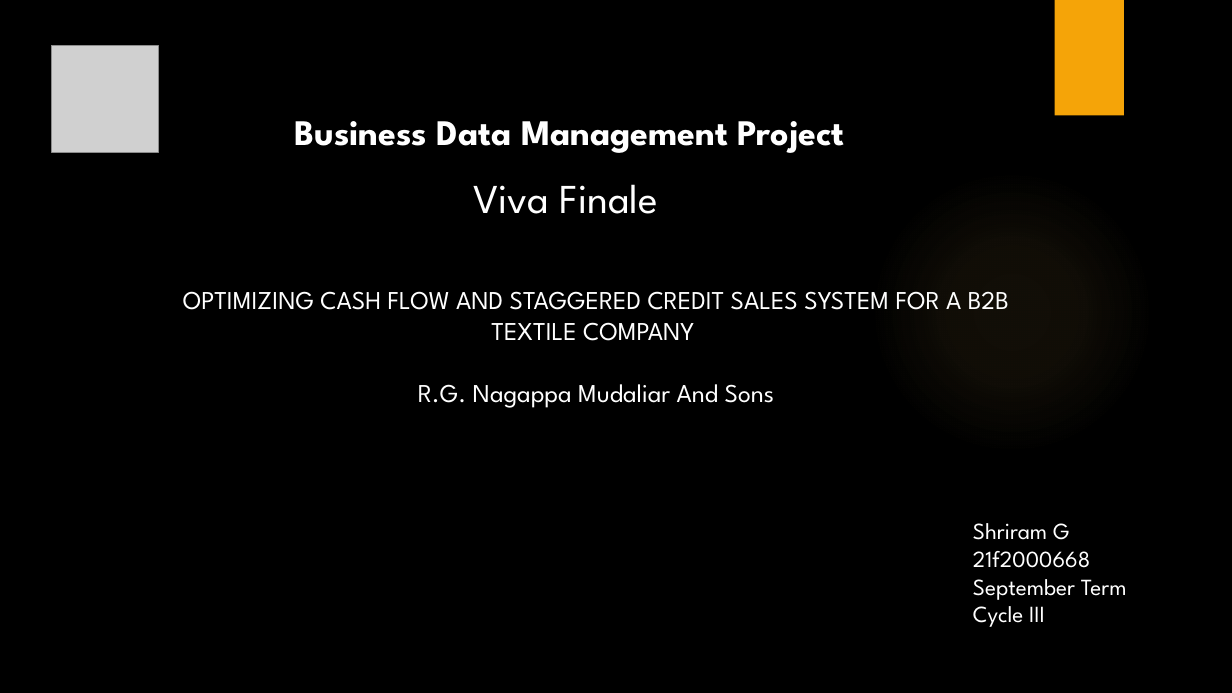
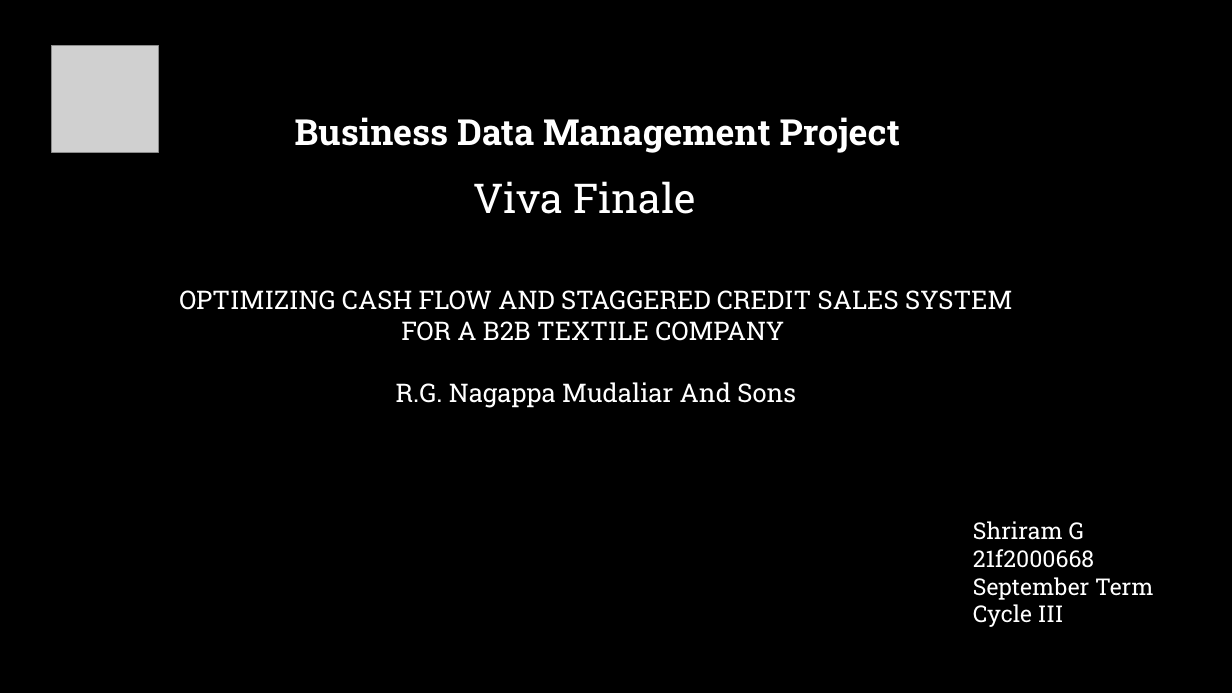
Before and after one commit to Shriram-Gunasekar/BDM, a slide deck: slide 1 of Reports/Viva/VivaPresentation.pptx. Drawn at 1232x693 pixels with LibreOffice and Linux fonts; fonts in the diff are those of the drawing; grey boxes stand for pictures; background and template pictures are left out. Boxes give left, top, right and bottom in pixels: in the first picture for what was removed or moved away, otherwise in the second. Text is boxed around its words. In the diff, an @@ line names an element or a change of style, - is before the commit and + after.

Commit message:
Viva Akhil

```diff
--- a/Reports/Viva/VivaPresentation.pptx
+++ b/Reports/Viva/VivaPresentation.pptx
@@ rectangle removed at [1055,0,1124,116] @@
@@ ellipse removed at [870,169,1154,454] @@
@@ font League Spartan to Roboto Slab in 4 elements at [295,117,900,153], [473,181,695,214], [973,521,1154,627], [179,290,1012,408] @@
```
Also in this commit, not shown: 1 other slide changed, 8 slides added, 11 other files.
